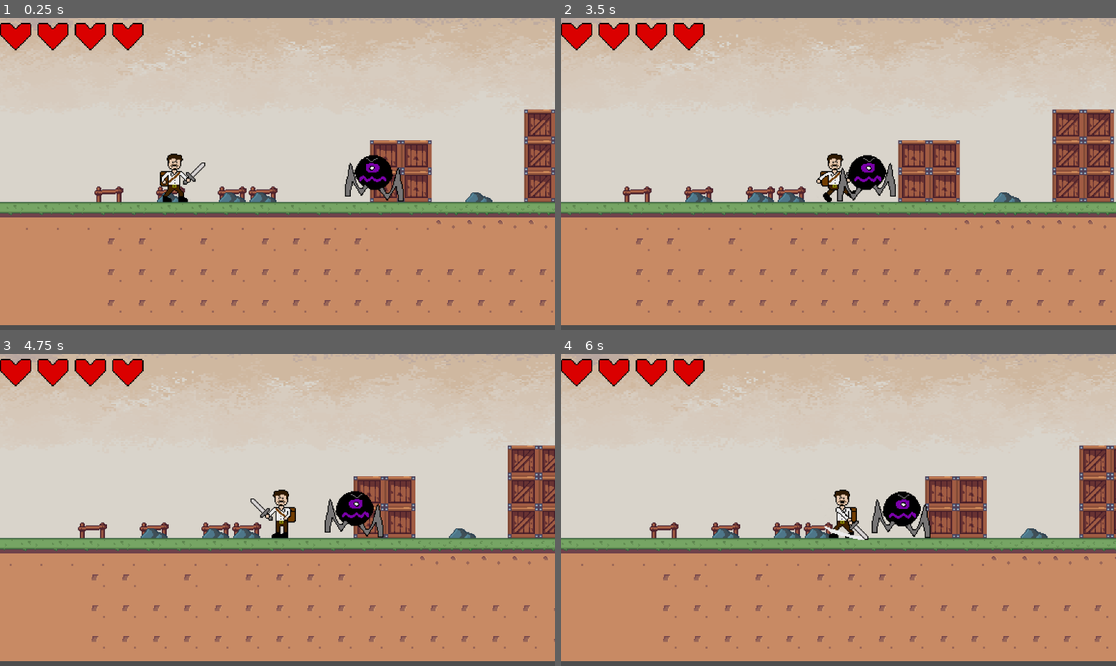
Above: before the commit, frames 1-4 (two rows, left to right).
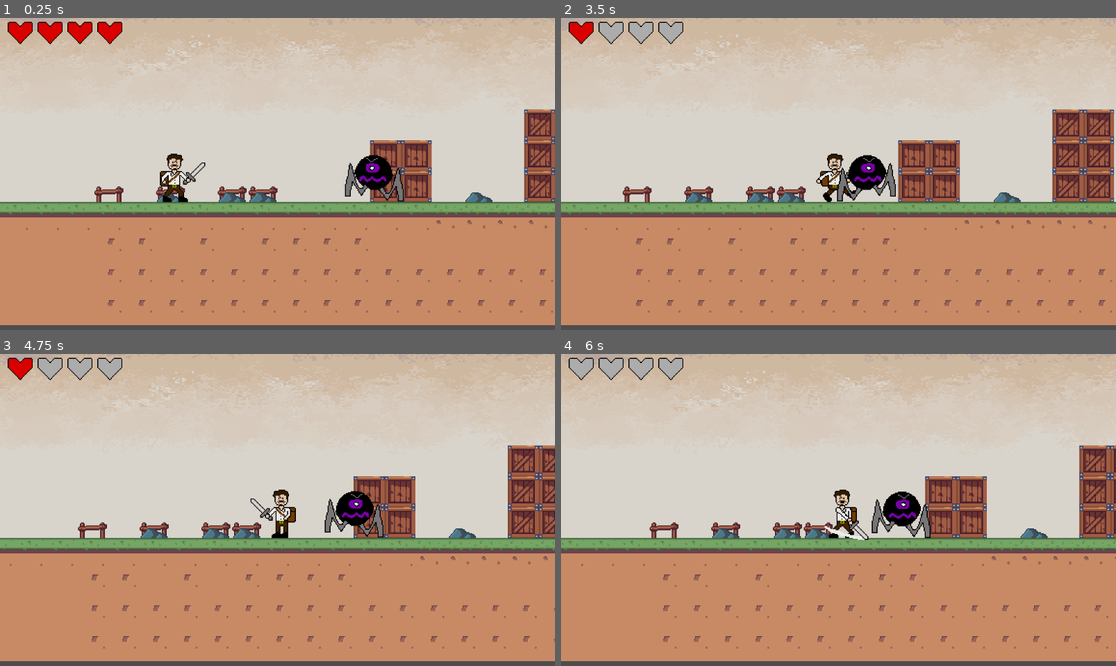
Above: after the commit, the same moments.

Repository: bscott519/ColossalCrisisGame
Game: Godot game, scene res://Scenes/level_1.tscn
The game is run twice, just before and just after one commit, with the same random seed, the same clock (stepped at 60 frames per second) and the same inputs. The engine's default icon, where the game draws it, is replaced by a stand-in: a white triangle on a blue panel in a dark square.
Inputs (mouse positions are in pixels of both pictures, inside the frame that each line leads up to):
- Up to frame 1 (0.25 s): no input
- Up to frame 2 (3.5 s): move the mouse to (960, 158) at 0.52 s; hold D (right) 0.53-2.03 s; click (960, 158) at 0.6 s; tap Space (jump) at 0.77, 1.52, 3.02 s; move the mouse to (727, 189) at 1.27 s; click (727, 189) at 1.35 s; move the mouse to (894, 105) at 2.02 s; hold A (left) 2.03-2.78 s; click (894, 105) at 2.1 s; move the mouse to (810, 236) at 2.77 s; hold D (right) from 2.78 s (still down); click (810, 236) at 2.85 s
- Up to frame 3 (4.75 s): move the mouse to (444, 556) at 3.52 s; click (444, 556) at 3.6 s; tap Space (jump) at 3.77, 4.52 s; move the mouse to (111, 463) at 4.27 s; release D (right) at 4.28 s; hold A (left) from 4.28 s (still down); click (111, 463) at 4.35 s
- Up to frame 4 (6 s): move the mouse to (866, 510) at 5.02 s; release A (left) at 5.03 s; hold D (right) 5.03-5.78 s; click (866, 510) at 5.1 s; move the mouse to (755, 432) at 5.77 s; hold A (left) from 5.78 s (still down); click (755, 432) at 5.85 s

The runs differ from the first frame. In frame 1, 1.2% of the frame differs, in the area x 0-26%, y 1-11%; in frame 2, 1.5%; in frame 3, 1.5%; in frame 4, 1.6%.

Commit message:
health ui working

Diff:
--- a/Scenes/colosslings.tscn
+++ b/Scenes/colosslings.tscn
@@ -9,7 +9,7 @@
 [ext_resource type="Texture2D" uid="uid://47q34xsc0k1" path="res://GameArt/TMMColosslingIdle2.png" id="7_r2rbl"]
 [ext_resource type="Texture2D" uid="uid://bvbjfjhi0gmdj" path="res://GameArt/TMMColosslingWalk1.png" id="8_kwd8y"]
 [ext_resource type="Texture2D" uid="uid://0y6t6eulmiu3" path="res://GameArt/TMMColosslingWalk2.png" id="9_e3771"]
-[ext_resource type="Script" path="res://Scenes/CLDealDmgArea.gd" id="10_urkx7"]
+[ext_resource type="Script" path="res://Scripts/CLDealDmgArea.gd" id="10_urkx7"]
 
 [sub_resource type="AtlasTexture" id="AtlasTexture_vhkha"]
 atlas = ExtResource("1_jq20u")
--- /dev/null
+++ b/Scenes/heartgui.gd
@@ -0,0 +1,18 @@
+extends Panel
+
+@onready var sprite_2d = $Sprite2D
+
+# Called when the node enters the scene tree for the first time.
+func _ready():
+	pass # Replace with function body.
+
+
+# Called every frame. 'delta' is the elapsed time since the previous frame.
+func _process(delta):
+	pass
+
+func update(whole: bool):
+	if whole:
+		sprite_2d.frame = 0
+	else:
+		sprite_2d.frame = 1
--- a/Scenes/heartgui.tscn
+++ b/Scenes/heartgui.tscn
@@ -1,6 +1,7 @@
-[gd_scene load_steps=2 format=3 uid="uid://d1djykty01ve6"]
+[gd_scene load_steps=3 format=3 uid="uid://d1djykty01ve6"]
 
-[ext_resource type="Texture2D" uid="uid://b1x6fveovxoe5" path="res://GameArt/CCHeartFull.png" id="1_w3h4o"]
+[ext_resource type="Script" path="res://Scenes/heartgui.gd" id="1_i2aus"]
+[ext_resource type="Texture2D" uid="uid://dumid4qsmtgca" path="res://GameArt/CCHeartSS.png" id="2_thssk"]
 
 [node name="heartgui" type="Panel"]
 self_modulate = Color(1, 1, 1, 0)
@@ -8,9 +9,11 @@
 offset_top = -4.0
 offset_right = 26.0
 offset_bottom = 23.0
+script = ExtResource("1_i2aus")
 
 [node name="Sprite2D" type="Sprite2D" parent="."]
-position = Vector2(-3, 0)
+position = Vector2(5, 0)
 scale = Vector2(1, 1.03125)
-texture = ExtResource("1_w3h4o")
+texture = ExtResource("2_thssk")
 centered = false
+hframes = 2
--- a/Scenes/heartscontainer.tscn
+++ b/Scenes/heartscontainer.tscn
@@ -1,20 +1,7 @@
 [gd_scene load_steps=2 format=3 uid="uid://cigkhvsqha8dt"]
 
-[ext_resource type="PackedScene" uid="uid://d1djykty01ve6" path="res://Scenes/heartgui.tscn" id="1_ks4rv"]
+[ext_resource type="Script" path="res://Scripts/heartscontainer.gd" id="1_n56x7"]
 
 [node name="Hearts" type="HBoxContainer"]
-offset_right = 40.0
-offset_bottom = 40.0
 theme_override_constants/separation = 5
-
-[node name="heartgui" parent="." instance=ExtResource("1_ks4rv")]
-layout_mode = 2
-
-[node name="heartgui2" parent="." instance=ExtResource("1_ks4rv")]
-layout_mode = 2
-
-[node name="heartgui3" parent="." instance=ExtResource("1_ks4rv")]
-layout_mode = 2
-
-[node name="heartgui4" parent="." instance=ExtResource("1_ks4rv")]
-layout_mode = 2
+script = ExtResource("1_n56x7")
--- /dev/null
+++ b/Scenes/level_1.gd
@@ -0,0 +1,15 @@
+extends Node2D
+
+@onready var heartsContainer = $CanvasLayer/Hearts
+@onready var player = $player
+
+# Called when the node enters the scene tree for the first time.
+func _ready():
+	heartsContainer.setMaxHearts(player.max_health)
+	heartsContainer.updateHearts(player.health)
+	player.healthChanged.connect(heartsContainer.updateHearts)
+
+
+# Called every frame. 'delta' is the elapsed time since the previous frame.
+func _process(delta):
+	pass
--- a/Scenes/level_1.tscn
+++ b/Scenes/level_1.tscn
@@ -1,6 +1,7 @@
-[gd_scene load_steps=13 format=3 uid="uid://do37bvywgkx5k"]
+[gd_scene load_steps=14 format=3 uid="uid://do37bvywgkx5k"]
 
 [ext_resource type="Texture2D" uid="uid://c7awsvhvqdq0c" path="res://GameArt/Background.png" id="1_3gp3n"]
+[ext_resource type="Script" path="res://Scenes/level_1.gd" id="1_b48yp"]
 [ext_resource type="Texture2D" uid="uid://c2vdlh6wda0jf" path="res://GameArt/TileSet-36x36.png" id="1_dkavn"]
 [ext_resource type="PackedScene" uid="uid://b5lm45fuex5bw" path="res://Scenes/player.tscn" id="3_pm7jt"]
 [ext_resource type="PackedScene" uid="uid://6d3rhne0s8yd" path="res://Scenes/colosslings.tscn" id="5_1lh3t"]
@@ -118,6 +119,7 @@
 size = Vector2(12.1212, 4.11765)
 
 [node name="Level1" type="Node2D"]
+script = ExtResource("1_b48yp")
 
 [node name="Background5" type="Sprite2D" parent="."]
 position = Vector2(3086, 139)
@@ -155,7 +157,6 @@
 
 [node name="Background2" type="Sprite2D" parent="Background"]
 position = Vector2(-380, 6.10352e-05)
-scale = Vector2(1, 1)
 texture = ExtResource("1_3gp3n")
 flip_h = true
 
@@ -167,7 +168,6 @@
 
 [node name="Background4" type="Sprite2D" parent="Background3"]
 position = Vector2(-380, 6.10352e-05)
-scale = Vector2(1, 1)
 texture = ExtResource("1_3gp3n")
 flip_h = true
 
@@ -179,7 +179,6 @@
 
 [node name="Background4" type="Sprite2D" parent="Background4"]
 position = Vector2(-380, 6.10352e-05)
-scale = Vector2(1, 1)
 texture = ExtResource("1_3gp3n")
 flip_h = true
 
@@ -301,5 +300,4 @@
 [node name="CanvasLayer" type="CanvasLayer" parent="."]
 
 [node name="Hearts" parent="CanvasLayer" instance=ExtResource("7_3x47w")]
-offset_right = 119.0
-scale = Vector2(2.5, 2.5)
+scale = Vector2(2, 2)
--- a/Scenes/player.tscn
+++ b/Scenes/player.tscn
@@ -2,7 +2,7 @@
 
 [ext_resource type="Script" path="res://Scripts/player.gd" id="1_mrjx3"]
 [ext_resource type="Texture2D" uid="uid://cc55k3l8qotnr" path="res://GameArt/TMMPlayerSS.png" id="2_j61om"]
-[ext_resource type="Script" path="res://Scenes/DamageZone.gd" id="3_14v64"]
+[ext_resource type="Script" path="res://Scripts/DamageZone.gd" id="3_14v64"]
 
 [sub_resource type="AtlasTexture" id="AtlasTexture_sy1u8"]
 atlas = ExtResource("2_j61om")
--- a/Scenes/possessedknight.tscn
+++ b/Scenes/possessedknight.tscn
@@ -1,11 +1,11 @@
 [gd_scene load_steps=42 format=3 uid="uid://cfmyqu1rpu75r"]
 
-[ext_resource type="Script" path="res://Scenes/possessedknight.gd" id="1_c1sxt"]
+[ext_resource type="Script" path="res://Scripts/possessedknight.gd" id="1_c1sxt"]
 [ext_resource type="Texture2D" uid="uid://besgk5qspd40e" path="res://GameArt/FreeKnight_v1/Colour1/Outline/120x80_PNGSheets/_Idle.png" id="2_mkh3y"]
 [ext_resource type="Texture2D" uid="uid://bv5vyojjtaeuf" path="res://GameArt/FreeKnight_v1/Colour1/Outline/120x80_PNGSheets/_Attack2.png" id="2_tbcq6"]
 [ext_resource type="Texture2D" uid="uid://dx3chud32bmfb" path="res://GameArt/FreeKnight_v1/Colour1/Outline/120x80_PNGSheets/_DeathNoMovement.png" id="3_xt67i"]
 [ext_resource type="Texture2D" uid="uid://jqoyf1g381le" path="res://GameArt/FreeKnight_v1/Colour1/Outline/120x80_PNGSheets/_Run.png" id="5_7ffan"]
-[ext_resource type="Script" path="res://Scenes/PKDealDamageArea.gd" id="6_nwi6h"]
+[ext_resource type="Script" path="res://Scripts/PKDealDamageArea.gd" id="6_nwi6h"]
 
 [sub_resource type="AtlasTexture" id="AtlasTexture_lb48o"]
 atlas = ExtResource("2_tbcq6")
--- a/Scripts/colosslings.gd
+++ b/Scripts/colosslings.gd
@@ -18,10 +18,10 @@
 var can_walk: bool
 var took_dmg: bool = false
 var dead: bool = false
-var health = 10
-var max_health = 10
+var health = 2
+var max_health = 2
 var min_health = 0
-var dmg_to_deal = 10
+var dmg_to_deal = 1
 var is_deal_dmg: bool = false
 var is_roaming: bool = true
 var player: CharacterBody2D
@@ -29,7 +29,7 @@
 
 func _ready():
 	is_chasing = true
-	cl_deal_dmg_area.cL_dmg = 10
+	cl_deal_dmg_area.cL_dmg = 1
 
 func _process(delta):
 	if !is_on_floor():
--- /dev/null
+++ b/Scripts/heartscontainer.gd
@@ -0,0 +1,26 @@
+extends HBoxContainer
+
+@onready var heartGUIClass = preload("res://Scenes/heartgui.tscn")
+
+# Called when the node enters the scene tree for the first time.
+func _ready():
+	pass # Replace with function body.
+
+
+# Called every frame. 'delta' is the elapsed time since the previous frame.
+func _process(delta):
+	pass
+
+func setMaxHearts(max: int):
+	for i in range(max):
+		var heart = heartGUIClass.instantiate()
+		add_child(heart)
+
+func updateHearts(curHealth: int):
+	var hearts = get_children()
+
+	for i in range(curHealth):
+		hearts[i].update(true)
+
+	for i in range(curHealth, hearts.size()):
+		hearts[i].update(false)
--- a/Scripts/player.gd
+++ b/Scripts/player.gd
@@ -4,6 +4,8 @@
 @onready var animated_sprite_2d = $AnimatedSprite2D
 @onready var combo_reset = $ComboReset
 @onready var dmg_zone = $DamageZone
+
+signal healthChanged
 
 const SPEED = 200
 const JUMP_VELOCITY = -380.0
@@ -15,8 +17,8 @@
 var last_air_attack = air_attack_states.Reset
 var doAttack = false
 
-var health = 40
-var max_health = 40
+var health = 4
+var max_health = 4
 var min_health = 0
 var can_take_dmg: bool
 var dead: bool
@@ -83,12 +85,12 @@
 		if last_air_attack == air_attack_states.AirAttack1:
 			last_air_attack = air_attack_states.AirAttack2
 			animated_sprite_2d.play("airattack2")
-			dmg_zone.plyr_dmg = 5
+			dmg_zone.plyr_dmg = 1
 			wait_time = 0.2
 		else:
 			last_air_attack = air_attack_states.AirAttack1
 			animated_sprite_2d.play("airattack1")
-			dmg_zone.plyr_dmg = 5
+			dmg_zone.plyr_dmg = 1
 			wait_time = 0.2
 
 		dmg_zone_col.disabled = false
@@ -103,17 +105,17 @@
 		if last_attack == attack_states.Attack2:
 			last_attack = attack_states.Attack3
 			animated_sprite_2d.play("attack3")
-			dmg_zone.plyr_dmg = 5
+			dmg_zone.plyr_dmg = 1
 			wait_time = 0.3
 		elif last_attack == attack_states.Attack1:
 			last_attack = attack_states.Attack2
 			animated_sprite_2d.play("attack2")
-			dmg_zone.plyr_dmg = 5
+			dmg_zone.plyr_dmg = 1
 			wait_time = 0.2
 		else:
 			last_attack = attack_states.Attack1
 			animated_sprite_2d.play("attack1")
-			dmg_zone.plyr_dmg = 5
+			dmg_zone.plyr_dmg = 1
 			wait_time = 0.2
 
 		dmg_zone_col.disabled = false
@@ -149,6 +151,7 @@
 			health -= dmg
 			print("plyer health: ", health)
 			apply_knockback(knockback_dir)
+			healthChanged.emit(health)
 			if health <= 0:
 				health = 0
 				dead = true
--- a/Scenes/possessedknight.gd
+++ b/Scripts/possessedknight.gd
@@ -30,15 +30,15 @@
 var is_chasing: bool = false  # Whether the enemy is chasing the player
 var dead: bool = false
 var took_dmg: bool = false
-var health = 15
-var max_health = 15
+var health = 3
+var max_health = 3
 var min_health = 0
-var dmg_to_deal = 10
+var dmg_to_deal = 1
 var is_deal_dmg: bool = false
 
 # Called when the node enters the scene tree
 func _ready():
-	pk_deal_damage_area.pK_dmg = 10
+	pk_deal_damage_area.pK_dmg = 1
 
 	if patrol_points != null:
 		number_of_points = patrol_points.get_children().size()
Binary file removed: GameArt/CCHeartFull.png
Not shown, removed: GameArt/CCHeartFull.png.import
Binary file added: GameArt/CCHeartSS.png
Not shown, changed: GameArt/CCHeartSS.png.import
Binary file removed: GameArt/PIGreyHeartHealth.png
Renamed: Scenes/CLDealDmgArea.gd -> Scripts/CLDealDmgArea.gd
Renamed: Scenes/DamageZone.gd -> Scripts/DamageZone.gd
Renamed: Scenes/PKDealDamageArea.gd -> Scripts/PKDealDamageArea.gd
